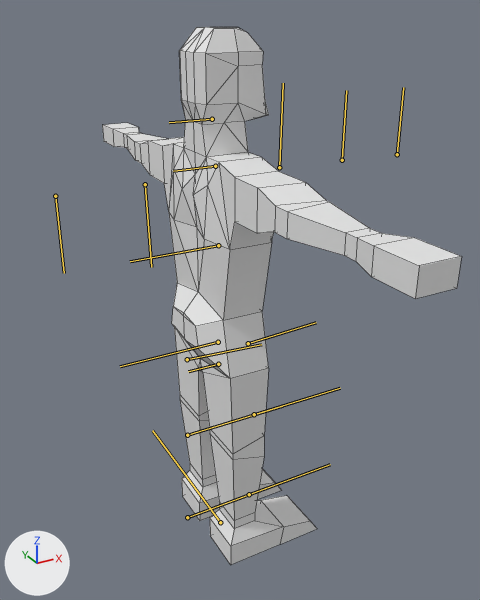
The FBX model BunchesProject/Assets/FBX/Human.fbx as it was, and as the next commit left it.
Rendered twice from a camera (50 mm lens) standing at (-0.0097, -0.0193, 0.0195) and looking at (0.0012, 0.0005, 0.0096). Every picture has the same lights, and +X, +Y and +Z are marked at lower left. The bones that bend it are drawn over the model as lines. Mesh edges are drawn as thin lines.

Names of what the first picture shows: 'HumanMesh'.
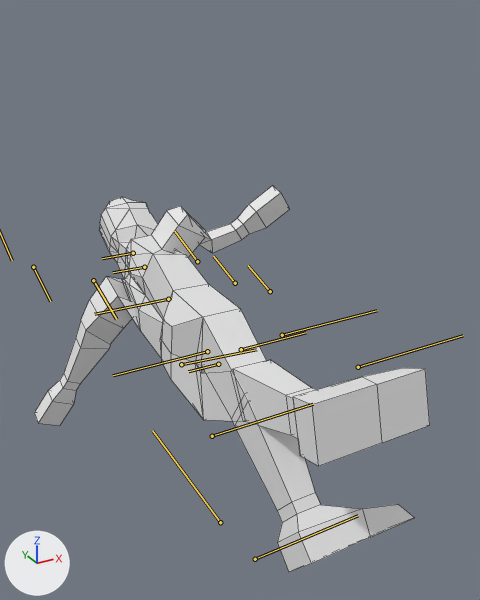
The newer file adds an action. The first version stands in its rest pose; the second is drawn at frame 1 of the action 'FallBack'.

Where the change shows, as pixel boxes [x1, y1, x2, y2] in the pictures (480 x 600 px):
```json
{"object": "HumanMesh", "change": "posed", "before": [102, 27, 461, 565], "after": [34, 186, 430, 572], "on screen": "10% wider, 28% shorter"}
{"bone": "Stomach", "before": "(218, 342) to (120, 366)", "after": "(207, 351) to (113, 375)"}
{"bone": "Chest", "before": "(218, 245) to (130, 261)", "after": "(168, 299) to (94, 314)"}
{"bone": "Head", "before": "(212, 119) to (169, 122)", "after": "(133, 253) to (102, 258)"}
{"bone": "UArm_r", "before": "(145, 184) to (151, 267)", "after": "(93, 280) to (116, 319)"}
{"bone": "LArm_r", "before": "(55, 196) to (64, 273)", "after": "(33, 267) to (50, 301)"}
{"bone": "UArm_l", "before": "(279, 167) to (283, 83)", "after": "(197, 261) to (174, 231)"}
{"bone": "LArm_l", "before": "(342, 160) to (346, 90)", "after": "(235, 283) to (213, 256)"}
{"bone": "ULeg_r", "before": "(187, 359) to (261, 344)", "after": "(181, 364) to (256, 349)"}
{"bone": "LLeg_r", "before": "(187, 435) to (282, 406)", "after": "(212, 436) to (313, 404)"}
{"bone": "ULeg_l", "before": "(248, 343) to (316, 322)", "after": "(241, 349) to (306, 332)"}
{"bone": "LLeg_l", "before": "(254, 414) to (340, 388)", "after": "(282, 335) to (377, 310)"}
```

Scene script edits in JSON lines:
```json
{"block": "bone_pelvis", "where": "bone_pelvis = bpy.data.objects['Armature'].pose.bones['Pelvis']  # child of 'Armature'"}
{"op": "set", "path": "bone_pelvis.rotation_quaternion", "old": "(1.0, 0.0, 0.0, 0.0)", "new": "(0.737, 0.0, 0.676, 0.0)", "note": "degrees (0, 0, 0) -> degrees (0, 85, 0)"}
{"block": "bone_stomach", "where": "bone_stomach = bpy.data.objects['Armature'].pose.bones['Stomach']  # child of 'Pelvis'"}
{"op": "set", "path": "bone_stomach.rotation_quaternion", "old": "(1.0, 0.0, 0.0, 0.0)", "new": "(0.999, 0.0, -0.044, 0.0)", "note": "degrees (0, 0, 0) -> degrees (0, -5, 0)"}
{"block": "bone_chest", "where": "bone_chest = bpy.data.objects['Armature'].pose.bones['Chest']  # child of 'Stomach'"}
{"op": "set", "path": "bone_chest.rotation_quaternion", "old": "(1.0, 0.0, 0.0, 0.0)", "new": "(0.999, 0.0, -0.044, 0.0)", "note": "degrees (0, 0, 0) -> degrees (0, -5, 0)"}
{"block": "bone_head", "where": "bone_head = bpy.data.objects['Armature'].pose.bones['Head']  # child of 'Neck'"}
{"op": "set", "path": "bone_head.rotation_quaternion", "old": "(1.0, 0.0, 0.0, 0.0)", "new": "(0.991, 0.0, -0.131, 0.0)", "note": "degrees (0, 0, 0) -> degrees (0, -15, 0)"}
{"block": "bone_uarm_r", "where": "bone_uarm_r = bpy.data.objects['Armature'].pose.bones['UArm_r']  # child of 'Chest'"}
{"op": "set", "path": "bone_uarm_r.rotation_quaternion", "old": "(1.0, 0.0, 0.0, 0.0)", "new": "(0.966, 0.0, -0.259, 0.0)", "note": "degrees (0, 0, 0) -> degrees (0, -30, 0)"}
{"block": "bone_larm_r", "where": "bone_larm_r = bpy.data.objects['Armature'].pose.bones['LArm_r']  # child of 'UArm_r'"}
{"op": "set", "path": "bone_larm_r.rotation_quaternion", "old": "(1.0, 0.0, 0.0, 0.0)", "new": "(0.976, 0.0, -0.216, 0.0)", "note": "degrees (0, 0, 0) -> degrees (0, -25, 0)"}
{"block": "bone_uarm_l", "where": "bone_uarm_l = bpy.data.objects['Armature'].pose.bones['UArm_l']  # child of 'Chest'"}
{"op": "set", "path": "bone_uarm_l.rotation_quaternion", "old": "(1.0, 0.0, 0.0, 0.0)", "new": "(0.954, 0.0, 0.301, 0.0)", "note": "degrees (0, 0, 0) -> degrees (0, 35, 0)"}
{"block": "bone_larm_l", "where": "bone_larm_l = bpy.data.objects['Armature'].pose.bones['LArm_l']  # child of 'UArm_l'"}
{"op": "set", "path": "bone_larm_l.rotation_quaternion", "old": "(1.0, 0.0, 0.0, 0.0)", "new": "(0.999, 0.0, -0.044, 0.0)", "note": "degrees (0, 0, 0) -> degrees (0, -5, 0)"}
{"block": "bone_uleg_r", "where": "bone_uleg_r = bpy.data.objects['Armature'].pose.bones['ULeg_r']  # child of 'Pelvis'"}
{"op": "set", "path": "bone_uleg_r.rotation_quaternion", "old": "(1.0, 0.0, 0.0, 0.0)", "new": "(0.976, -0.012, 0.216, 0.001)", "note": "degrees (0, 0, 0) -> degrees (-1, 25, 0)"}
{"block": "bone_lleg_r", "where": "bone_lleg_r = bpy.data.objects['Armature'].pose.bones['LLeg_r']  # child of 'ULeg_r'"}
{"op": "set", "path": "bone_lleg_r.rotation_quaternion", "old": "(1.0, 0.0, 0.0, 0.0)", "new": "(0.996, 0.0, 0.087, 0.0)", "note": "degrees (0, 0, 0) -> degrees (0, 10, 0)"}
{"block": "bone_uleg_l", "where": "bone_uleg_l = bpy.data.objects['Armature'].pose.bones['ULeg_l']  # child of 'Pelvis'"}
{"op": "set", "path": "bone_uleg_l.rotation_quaternion", "old": "(1.0, 0.0, 0.0, 0.0)", "new": "(0.954, -0.017, -0.3, 0.001)", "note": "degrees (0, 0, 0) -> degrees (-2, -35, 1)"}
{"block": "bone_lleg_l", "where": "bone_lleg_l = bpy.data.objects['Armature'].pose.bones['LLeg_l']  # child of 'ULeg_l'"}
{"op": "set", "path": "bone_lleg_l.rotation_quaternion", "old": "(1.0, 0.0, 0.0, 0.0)", "new": "(0.991, 0.0, 0.131, 0.0)", "note": "degrees (0, 0, 0) -> degrees (0, 15, 0)"}
```
